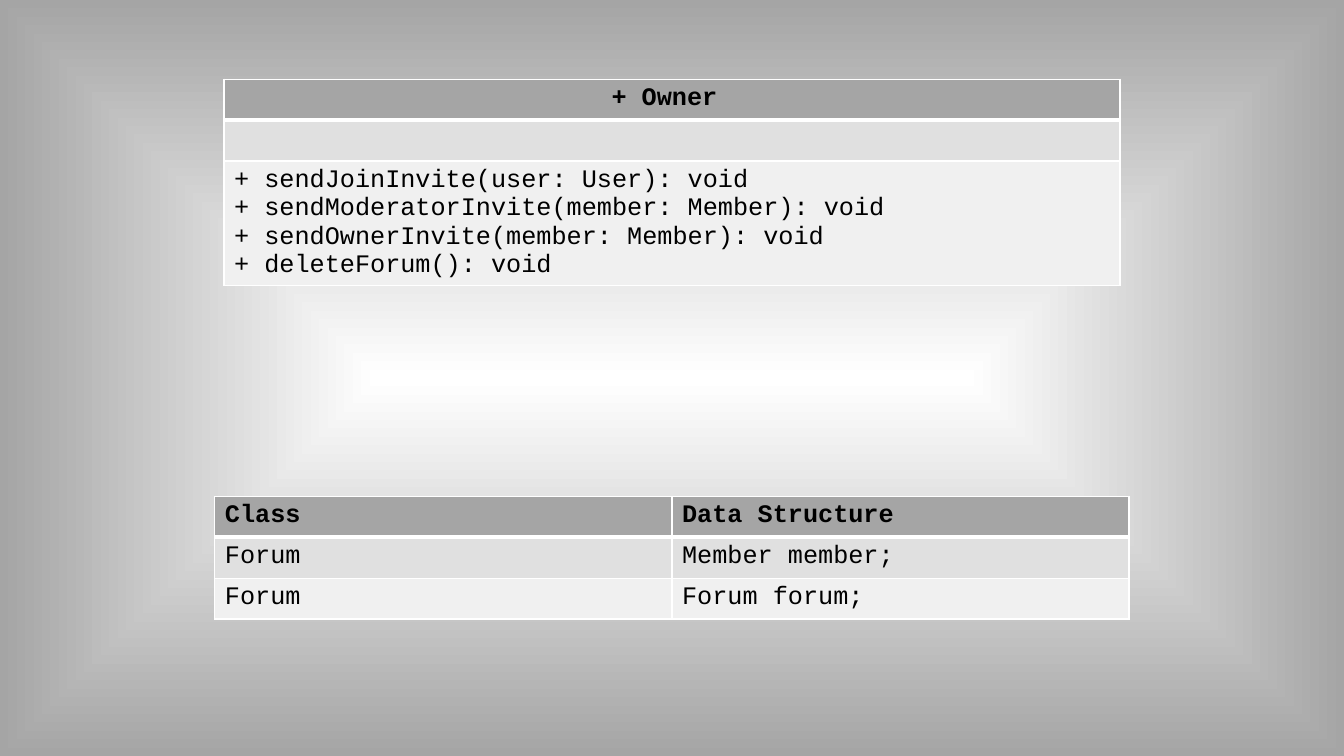
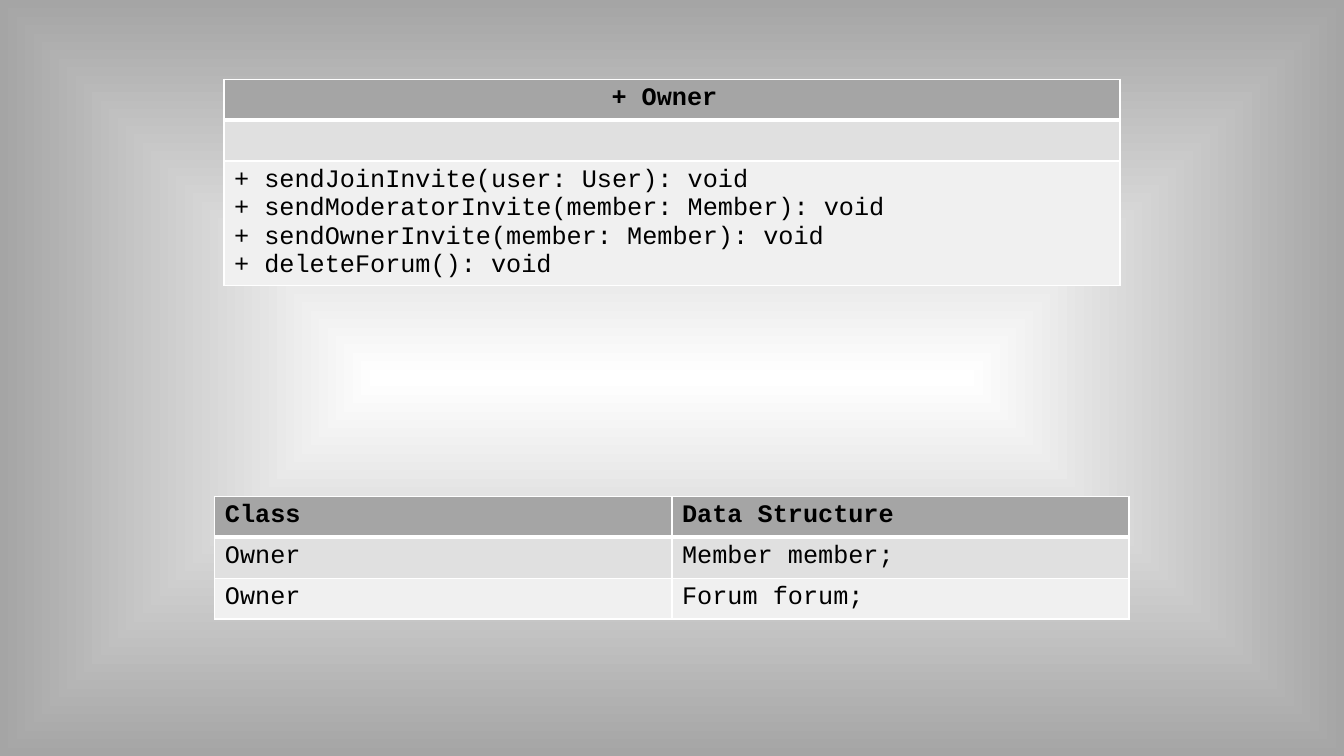
Before and after one commit to MaxHumes/SoftwareMethodologyProjects, a slide deck: slide 7 of UMLAssignment/UML.pptx. Drawn at 1344x756 pixels with LibreOffice and Linux fonts; fonts in the diff are those of the drawing. Boxes give left, top, right and bottom in pixels: in the first picture for what was removed or moved away, otherwise in the second. Text is boxed around its words. In the diff, an @@ line names an element or a change of style, - is before the commit and + after.

```diff
--- a/UMLAssignment/UML.pptx
+++ b/UMLAssignment/UML.pptx
@@ table at (215, 497, 1128, 620) @@
-row 2, column 1: Forum
+row 2, column 1: Owner
-row 3, column 1: Forum
+row 3, column 1: Owner
```
Also in this commit, not shown: 2 other slides changed, 3 slides added.
